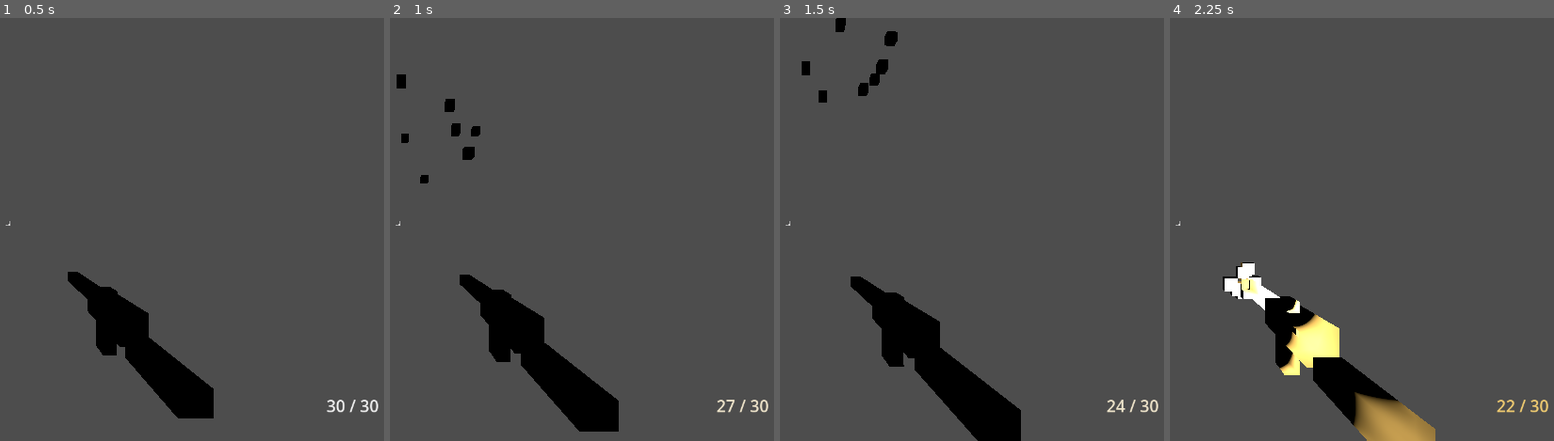
Above: before the commit, frames 1-4 (left to right).
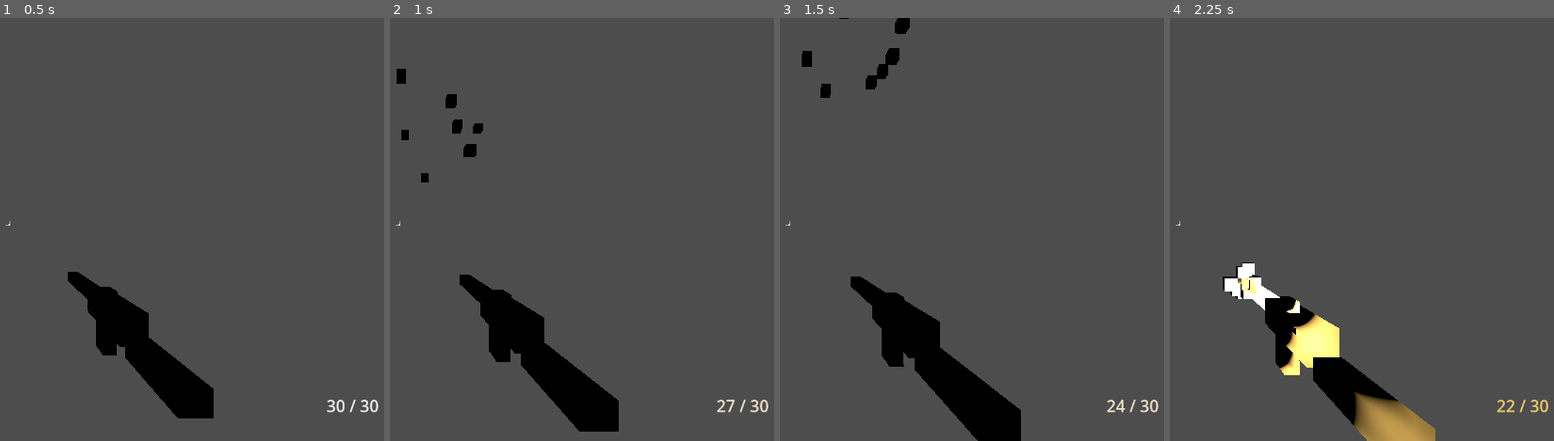
Above: after the commit, the same moments.

Repository: cybernattor/rankborn
Game: Godot game, scene res://scenes/shared/player.tscn
Same seed, same stepped clock (60 frames per second), same inputs: the game is played once before the commit and once after it. This scene is started directly instead of the project's main scene.
Inputs (mouse positions are in pixels of both pictures, inside the frame that each line leads up to):
- Up to frame 1 (0.5 s): no input
- Up to frame 2 (1 s): tap Enter (ui_accept) at 0.5, 0.77 s; move the mouse to (443, 229) at 0.52 s; press the mouse at (443, 229) at 0.53 s; hold W (move_forward) from 0.53 s (still down)
- Up to frame 3 (1.5 s): keep holding W (move_forward); move the mouse to (outside the picture) at 1.27 s; release the mouse at (outside the picture) at 1.28 s; click (outside the picture) at 1.35 s
- Up to frame 4 (2.25 s): keep holding W (move_forward); tap Enter (ui_accept) at 1.52 s; move the mouse to (1204, 221) at 2.02 s; press the mouse at (1204, 221) at 2.03 s

Frame 1 is identical in both runs. In frame 2, 0.3% of the frame differs, in the area x 1-43%, y 12-92%; in frame 3, 0.8%, in the area x 5-34%, y 0-68%; in frame 4, less than 0.1%.

Commit message:
feat: vertical view recoil — aim pulls up on shoot
player_controller.gd:
- _recoil_x accumulator, recovered smoothly in _physics_process
- apply_recoil(amount) public method, head.rotation.x clamped

weapon.gd:
- Calls player.apply_recoil(0.015-0.03) on each shot

Diff:
--- a/scripts/player/player_controller.gd
+++ b/scripts/player/player_controller.gd
@@ -23,6 +23,9 @@
 var mobile_shoot_pressed: bool = false
 var mobile_reload_triggered: bool = false
 var mobile_interact_triggered: bool = false
+
+var _recoil_x: float = 0.0
+var _recoil_recovery := 8.0
 
 
 func _ready() -> void:
@@ -81,6 +84,10 @@
 	global_position = pos
 
 
+func apply_recoil(amount: float) -> void:
+	_recoil_x += amount
+
+
 func _unhandled_input(event: InputEvent) -> void:
 	if not is_multiplayer_authority() or is_dead:
 		return
@@ -118,6 +125,15 @@
 		velocity.z = move_toward(velocity.z, 0, SPEED)
 	move_and_slide()
 
+	# Recoil recovery
+	if _recoil_x != 0.0:
+		var step := _recoil_x * _recoil_recovery * delta
+		head.rotation.x -= step
+		head.rotation.x = clamp(head.rotation.x, -PI / 2, PI / 2)
+		_recoil_x -= step
+		if abs(_recoil_x) < 0.0001:
+			_recoil_x = 0.0
+
 
 func _get_input_vector() -> Vector2:
 	if mobile_move_input != Vector2.ZERO:
--- a/scripts/player/weapon.gd
+++ b/scripts/player/weapon.gd
@@ -78,6 +78,10 @@
 	_base_transform = transform
 	translate(Vector3(0, 0, 0.06))
 	rotate_x(-0.02)
+	# View recoil — pull aim up
+	var player := _get_player()
+	if player and player.has_method("apply_recoil"):
+		player.apply_recoil(randf_range(0.015, 0.03))
 	# Muzzle light flash
 	muzzle_light.light_energy = 2.5
 	get_tree().create_timer(0.06).timeout.connect(func():
